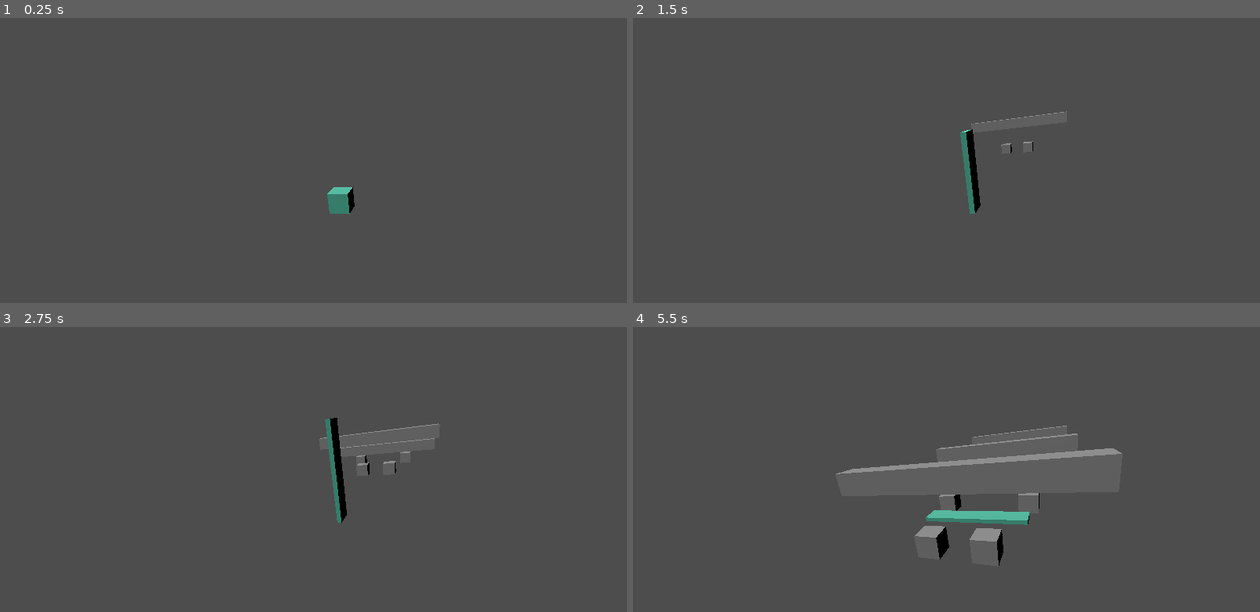
Above: before the commit, frames 1-4 (two rows, left to right).
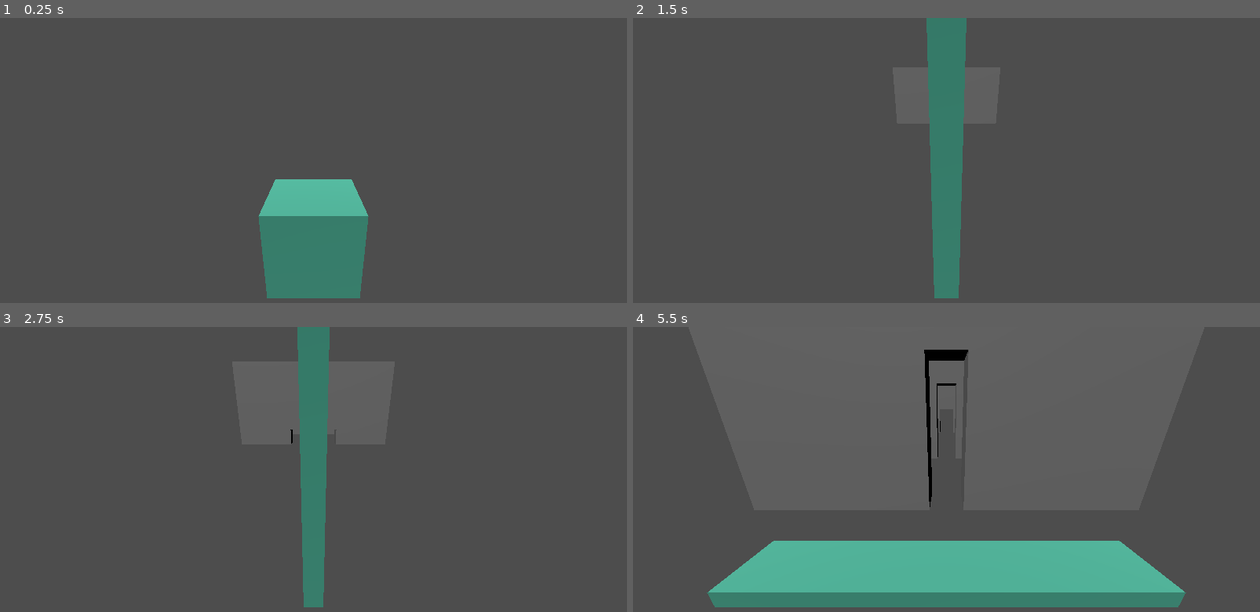
Above: after the commit, the same moments.

Repository: gabriellebrand/Neon-Strech
Game: Godot game, scene res://Scenes/Main.tscn
Same seed, same stepped clock (60 frames per second), same inputs: the game is played once before the commit and once after it.
Inputs:
- Up to frame 1 (0.25 s): no input
- Up to frame 2 (1.5 s): tap Enter at 0.5 s; hold W (stretch_up) 0.53-1.28 s; hold S (stretch_down) from 1.28 s (still down)
- Up to frame 3 (2.75 s): release S (stretch_down) at 2.03 s; hold W (stretch_up) from 2.03 s (still down)
- Up to frame 4 (5.5 s): release W (stretch_up) at 3.53 s; hold S (stretch_down) from 3.53 s (still down)

The runs differ from the first frame. In frame 1, 6.5% of the frame differs, in the area x 41-59%, y 56-99%; in frame 2, 5.6%; in frame 3, 4.9%; in frame 4, 19%, in the area x 11-89%, y 7-99%.

Commit message:
wall working

Diff:
--- a/GameJam/Scenes/Killzone.tscn
+++ b/GameJam/Scenes/Killzone.tscn
@@ -12,4 +12,5 @@
 
 [node name="Timer" type="Timer" parent="."]
 
+[connection signal="area_entered" from="." to="." method="_on_area_entered"]
 [connection signal="body_entered" from="." to="." method="_on_body_entered"]
--- a/GameJam/Scenes/Main.tscn
+++ b/GameJam/Scenes/Main.tscn
@@ -7,7 +7,7 @@
 script = ExtResource("1_gbmw6")
 
 [node name="Camera3D" type="Camera3D" parent="."]
-transform = Transform3D(0.913531, 0, 0.406769, -0.141309, 0.937719, 0.317355, -0.381435, -0.347394, 0.856636, 3.31565, 4.5385, 10)
+transform = Transform3D(1, 0, 0, 0, 0.920505, 0.390731, 0, -0.390731, 0.920505, 0, 2.00341, 2.33939)
 
 [node name="Box" parent="." instance=ExtResource("1_8f6yc")]
 
--- a/GameJam/Scenes/Wall.gd
+++ /dev/null
@@ -1,20 +0,0 @@
-extends Node3D
-
-@export var speed = 5
-
-@onready var mesh_instance_3d_left = $MeshInstance3DLeft
-@onready var mesh_instance_3d_right = $MeshInstance3DRight
-@onready var mesh_instance_3d_top = $MeshInstance3DTop
-
-func _ready():
-  var w = randf_range(0, 2)
-  var h = randf_range(0, 2)
-  mesh_instance_3d_left.position.x += -w
-  mesh_instance_3d_right.position.x += w
-  mesh_instance_3d_top.position.y += h
-
-
-func _process(delta):
-  position = position + speed * delta * Vector3(0,0,1)
-  if position.z >= 5:
-    queue_free()
--- a/GameJam/Scenes/Wall.tscn
+++ b/GameJam/Scenes/Wall.tscn
@@ -1,26 +1,25 @@
-[gd_scene load_steps=3 format=3 uid="uid://5776bj6f0sd"]
+[gd_scene load_steps=6 format=3 uid="uid://5776bj6f0sd"]
 
-[ext_resource type="Script" path="res://Scenes/Wall.gd" id="1_6w0di"]
+[ext_resource type="Script" path="res://Scripts/Wall.gd" id="1_6w0di"]
 [ext_resource type="PackedScene" uid="uid://djhhqtduyphhl" path="res://Scenes/WallPartMesh.tscn" id="2_e3ogo"]
+
+[sub_resource type="BoxMesh" id="BoxMesh_tme3b"]
+resource_local_to_scene = true
+
+[sub_resource type="BoxMesh" id="BoxMesh_8fxhl"]
+resource_local_to_scene = true
+
+[sub_resource type="BoxMesh" id="BoxMesh_ib6sj"]
+resource_local_to_scene = true
 
 [node name="Wall" type="Node3D"]
 script = ExtResource("1_6w0di")
 
-[node name="CSGBox3D" type="CSGBox3D" parent="."]
-visible = false
-use_collision = true
-size = Vector3(100, 10, 1)
+[node name="WallPartMeshTop" parent="." instance=ExtResource("2_e3ogo")]
+mesh = SubResource("BoxMesh_tme3b")
 
-[node name="CSGBox3D" type="CSGBox3D" parent="CSGBox3D"]
-visible = false
-operation = 2
-size = Vector3(5, 5, 1)
+[node name="WallPartMeshLeft" parent="." instance=ExtResource("2_e3ogo")]
+mesh = SubResource("BoxMesh_8fxhl")
 
-[node name="MeshInstance3DLeft" parent="." instance=ExtResource("2_e3ogo")]
-transform = Transform3D(1, 0, 0, 0, 1, 0, 0, 0, 1, -1, 0, 0)
-
-[node name="MeshInstance3DRight" parent="." instance=ExtResource("2_e3ogo")]
-transform = Transform3D(1, 0, 0, 0, 1, 0, 0, 0, 1, 1, 0, 0)
-
-[node name="MeshInstance3DTop" parent="." instance=ExtResource("2_e3ogo")]
-transform = Transform3D(10, 0, 0, 0, 1, 0, 0, 0, 1, 0, 1, 0)
+[node name="WallPartMeshRight" parent="." instance=ExtResource("2_e3ogo")]
+mesh = SubResource("BoxMesh_ib6sj")
--- a/GameJam/Scenes/WallPartMesh.tscn
+++ b/GameJam/Scenes/WallPartMesh.tscn
@@ -2,9 +2,12 @@
 
 [ext_resource type="PackedScene" uid="uid://dlb7l34jra5p7" path="res://Scenes/Killzone.tscn" id="1_xpamb"]
 
-[sub_resource type="BoxMesh" id="BoxMesh_eyus6"]
+[sub_resource type="BoxMesh" id="BoxMesh_lagoo"]
+resource_local_to_scene = true
 
-[node name="MeshInstance3DLeft" type="MeshInstance3D"]
-mesh = SubResource("BoxMesh_eyus6")
+[node name="MeshInstance3D" type="MeshInstance3D"]
+mesh = SubResource("BoxMesh_lagoo")
 
 [node name="Killzone" parent="." instance=ExtResource("1_xpamb")]
+collision_layer = 0
+collision_mask = 0
--- a/GameJam/Scripts/Killzone.gd
+++ b/GameJam/Scripts/Killzone.gd
@@ -1,6 +1,11 @@
 extends Area3D
 
-func _on_body_entered(body):
+func die():
   print("Died!")
   get_tree().reload_current_scene()
-  #timer.start()
+
+func _on_body_entered(body):
+  die()
+
+func _on_area_entered(area):
+  die()
--- a/GameJam/Scripts/Main.gd
+++ b/GameJam/Scripts/Main.gd
@@ -7,5 +7,4 @@
 
 func _on_timer_timeout():
   var wall = wall_scene.instantiate()
-  wall.position = Vector3(0,0,-20)
   add_child(wall)
--- /dev/null
+++ b/GameJam/Scripts/Wall.gd
@@ -0,0 +1,44 @@
+extends Node3D
+
+@export var speed = 5
+
+@onready var wall_part_mesh_top = $WallPartMeshTop
+@onready var wall_part_mesh_left = $WallPartMeshLeft
+@onready var wall_part_mesh_right = $WallPartMeshRight
+
+# wall dimensions
+const wh = 4.0
+const ww = 8.0
+
+func _ready():
+  # wall starts at z=-20 and moves up to a positive z
+  position.z = -20
+
+  # hole dimensions
+  var h = randf_range(0.5, 4.0)
+  var w = 2/h # 2 instead of 1 to have a margin
+
+  # dimension x of left/right wall parts
+  var bx = (ww-w)/2
+
+  # distance to center of wall parts
+  var dx = (ww-bx)/2
+  var dy = wh-((wh-h)/2)
+
+  # top
+  wall_part_mesh_top.position = Vector3(0, wh-((wh-h)/2.0), 0)
+  wall_part_mesh_top.mesh.size = Vector3(ww, wh-h, 1)
+
+  # left
+  wall_part_mesh_left.position = Vector3(-dx, wh/2, 0)
+  wall_part_mesh_left.mesh.size = Vector3(bx, wh, 1)
+
+  # left
+  wall_part_mesh_right.position = Vector3(dx, wh/2, 0)
+  wall_part_mesh_right.mesh.size = Vector3(bx, wh, 1)
+
+
+func _process(delta):
+  position.z += speed * delta
+  if position.z >= 0.5:
+    queue_free()
